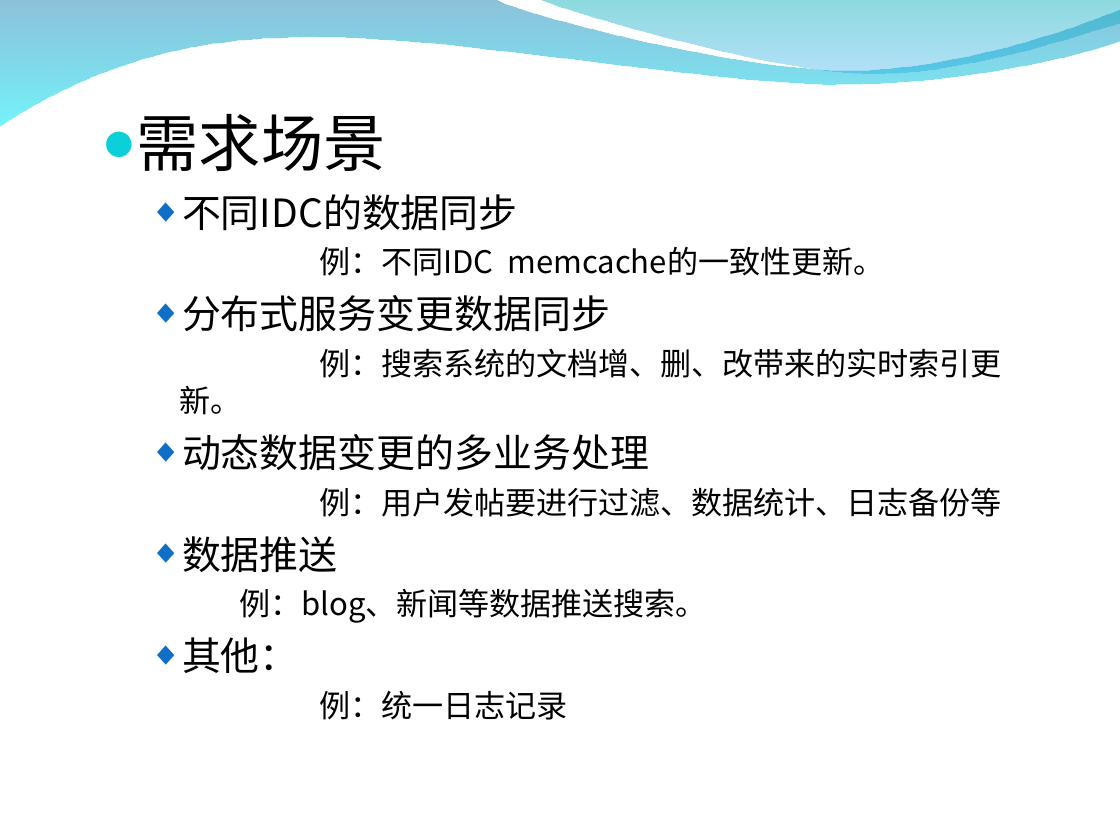
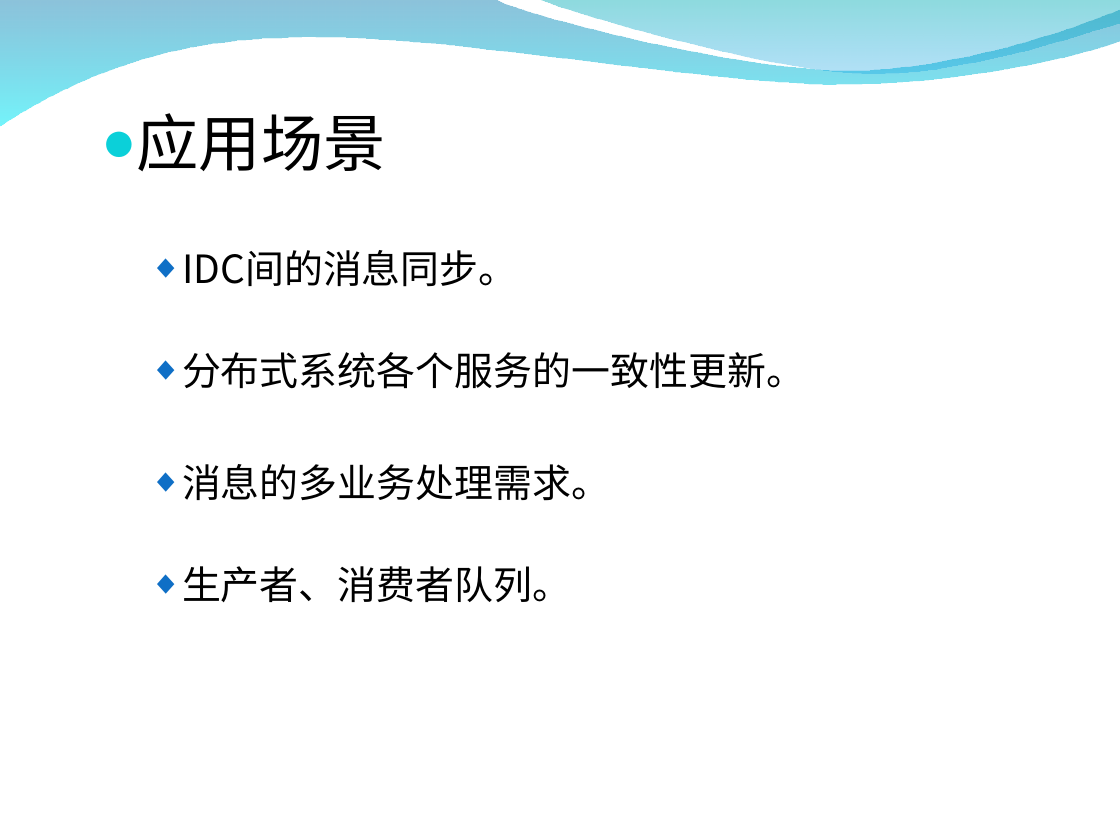
Before and after one commit to burstas/cwinux-mq, a slide deck: slide 5 of mq/doc/mq_introduce.ppt (slide 2 before the commit). Drawn at 1120x840 pixels with LibreOffice and Linux fonts; fonts in the diff are those of the drawing; background and template pictures are left out. Boxes give left, top, right and bottom in pixels: in the first picture for what was removed or moved away, otherwise in the second. Text is boxed around its words. In the diff, an @@ line names an element or a change of style, - is before the commit and + after.

```diff
--- a/mq/doc/mq_introduce.ppt
+++ b/mq/doc/mq_introduce.ppt
@@ text at <box>137,113,805,602</box>: text changed; size 16 to 20 pt @@
-● 需求场景
-  ◆ 不同IDC的数据同步
-  例：不同IDC memcache的一致性更新。
-  ◆ 分布式服务变更数据同步
-  例：搜索系统的文档增、删、改带来的实时索引更新。
-  ◆ 动态数据变更的多业务处理
-  例：用户发帖要进行过滤、数据统计、日志备份等
-  ◆ 数据推送
-  例：blog、新闻等数据推送搜索。
-  ◆ 其他：
-  例：统一日志记录
+● 应用场景
+  ◆ IDC间的消息同步。
+  ◆ 分布式系统各个服务的一致性更新。
+  ◆ 消息的多业务处理需求。
+  ◆ 生产者、消费者队列。
```
Also in this commit, not shown: 3 other slides changed, 3 slides added, 1 slide removed.
